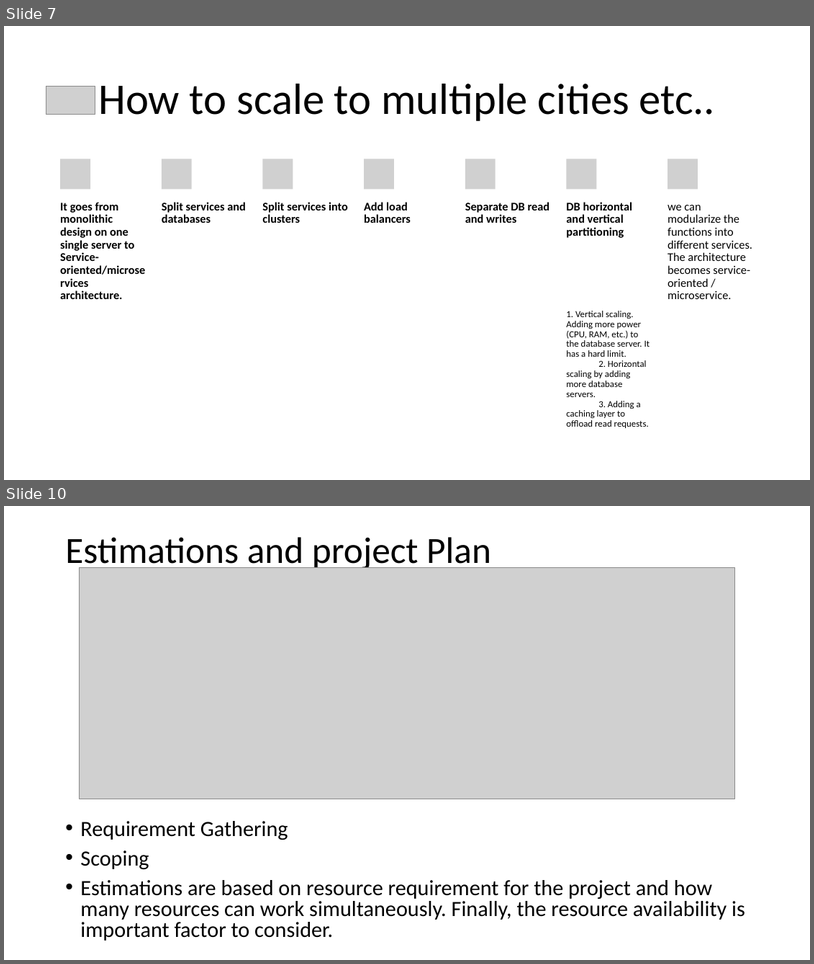
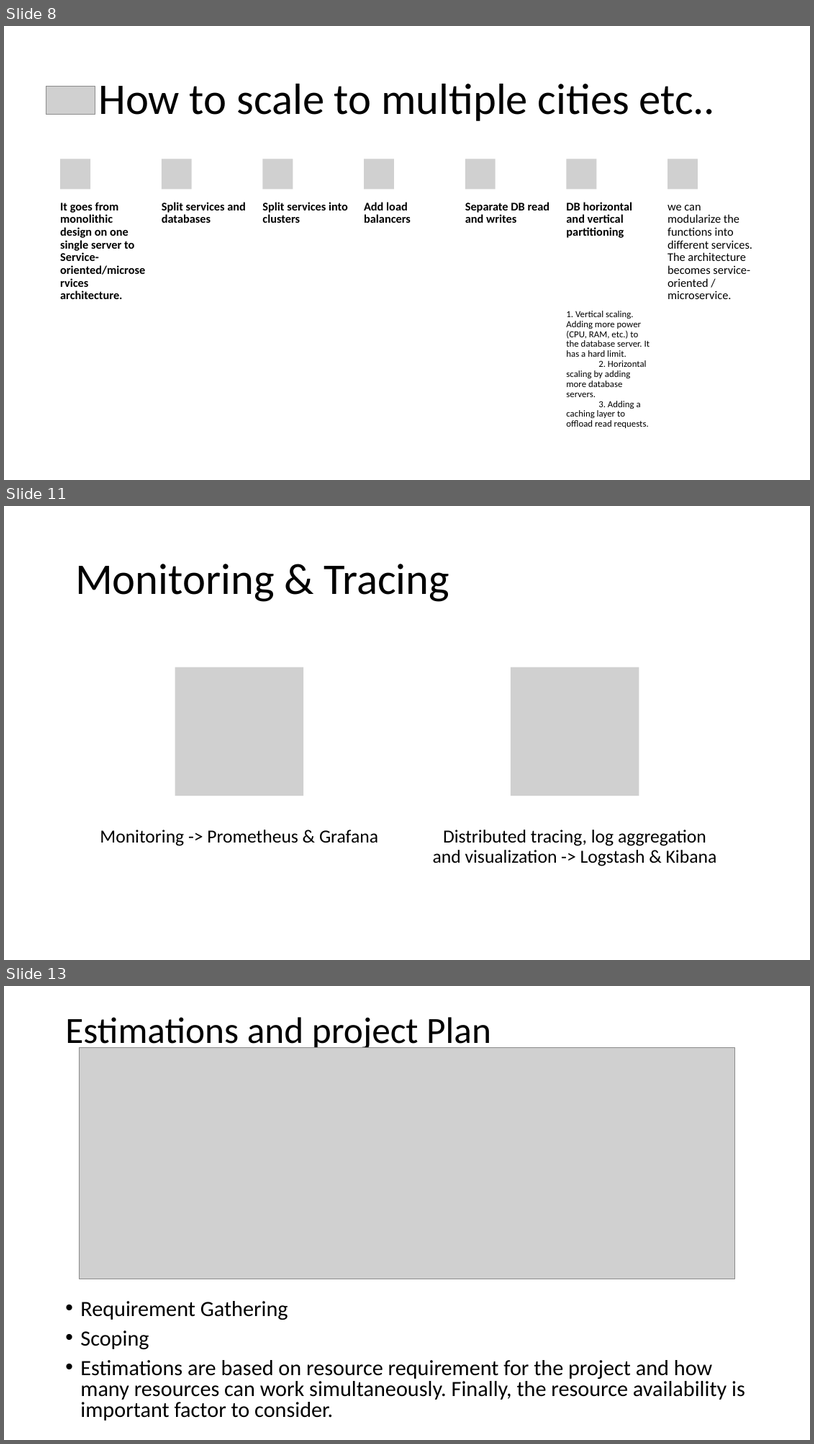
Before and after one commit to guneetbh/bookmyshow, a slide deck: Documents/Booking_Platform_Problem.pptx. Shown one above the other, each under a label of ours: slides 7 and 10 before the commit, slides 8, 11 and 13 after it; the slides between them are not shown. The pictures are 814x964 and 814x1444 pixels, drawn with LibreOffice and Linux fonts; fonts in the diff are those of the drawing; grey boxes stand for pictures. Boxes give left, top, right and bottom in pixels: in the first picture for what was removed or moved away, otherwise in the second. Text is boxed around its words. In the diff, an @@ line names an element or a change of style, - is before the commit and + after.

```diff
--- a/Documents/Booking_Platform_Problem.pptx
+++ b/Documents/Booking_Platform_Problem.pptx
@@ slide 11 added at <box>4,506,810,960</box>, background #FFFFFF @@
@@ title added at <box>75,564,450,602</box>, 52 pt, text #000000 @@
+Monitoring & Tracing
@@ group added at <box>100,667,718,866</box>: 2 pictures, 2 texts @@
+Monitoring -> Prometheus & Grafana
+Distributed tracing, log aggregation and visualization -> Logstash & Kibana
@@ what was slide 7 is now slide 8 @@
@@ what was slide 10 is now slide 13 @@
```
Also in this commit, not shown: 3 slides changed, 2 other slides added.
